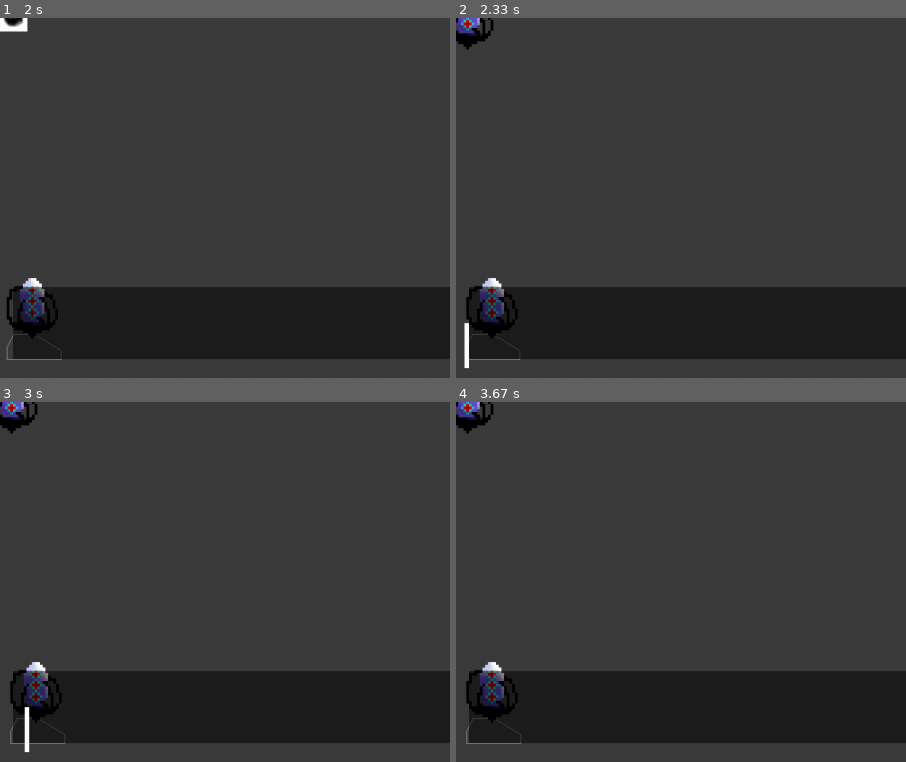
Above: before the commit, frames 1-4 (two rows, left to right).
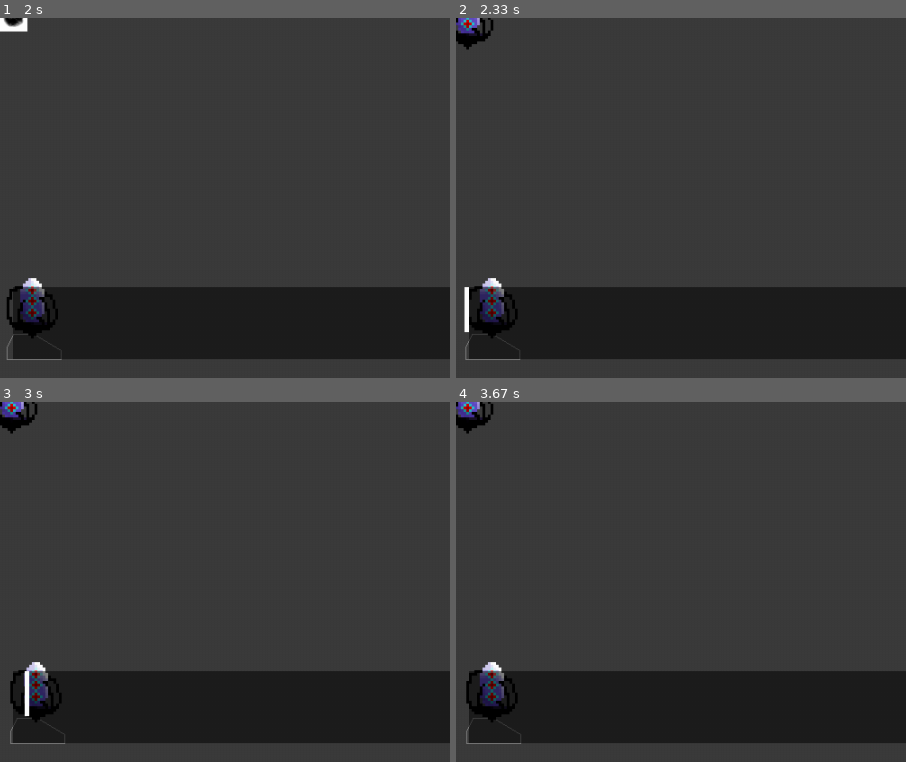
Above: after the commit, the same moments.

Repository: fireing123/pygame_phyics
Game: pygame game, started from example.py
Two runs of this game, one before a commit and one after it. Both use one fixed random seed, a clock stepped at 60 frames per second and the inputs below.
Inputs (mouse positions are % of the whole screen's width and height, from its top left):
- Up to frame 1 (2 s): tap Enter at 0.33 s; click (33, 73) at 0.72 s; click (70, 92) at 1.62 s; click (40, 50) at 1.95 s
- Up to frame 2 (2.33 s): click (70, 92) at 2.28 s
- Up to frame 3 (3 s): tap Space at 2.57, 2.97 s
- Up to frame 4 (3.67 s): tap Space at 3.27 s; click (67, 85) at 3.52 s
The pictures show only the part of the screen within x 39-89%, y 50-100%; the shares and areas given below are measured in that part.

Frame 1 is identical in both runs. In frame 2, 0.2% of the frame differs, in the area x 1-3%, y 74-98%; in frame 3, 0.3%, in the area x 5-7%, y 74-98%; in frame 4, nothing differs.

Commit message:
backspace & Input.get_key bug fix

Diff:
--- a/pygame_phyics/input.py
+++ b/pygame_phyics/input.py
@@ -3,12 +3,15 @@
     key_board = {}
 
     mouse_click = [0, 0, 0]
-
+    KEYUPING = 0
+    KEYUP = 1
+    KEYDOWN = 2
+    KEYDOWNING = 3
     @classmethod
     def get_key(cls, key_code):
         """입력을 받는지 확인함니다"""
 
-        if cls.key_board.get(key_code, 0) <= 2:
+        if cls.key_board.get(key_code, cls.KEYUPING) >= cls.KEYDOWN:
             return True
         return False
 
@@ -16,7 +19,7 @@
     def get_key_down(cls, key_code):
         """이 키가 눌리는 순간인지 확인합니다"""
 
-        if cls.key_board.get(key_code, 0) == 2:
+        if cls.key_board.get(key_code, cls.KEYUPING) == cls.KEYDOWN:
             return True
         return False
 
@@ -24,7 +27,7 @@
     def get_key_up(cls, key_code):
         """이 키가 더이상 입력을 받지 않는지 확인합니다"""
 
-        if cls.key_board.get(key_code, 0) == 1:
+        if cls.key_board.get(key_code, cls.KEYUPING) == cls.KEYUP:
             return True
         return False
 
--- a/pygame_phyics/object.py
+++ b/pygame_phyics/object.py
@@ -298,8 +298,8 @@
         self.backspace = False
         self.stay = False
         self.timertask = TimerTask(600, self.toggle_bar)
-        self.backtime = TimerTask(200, lambda :self.focus_cut(1))
-        self.wait_backspace = OnceTimerTask(1200, self.toggle_backspace)
+        self.backtime = TimerTask(40, lambda :self.focus_cut(1))
+        self.wait_backspace = OnceTimerTask(350, self.toggle_backspace)
 
         self.input_event = Event()
         game.event_event.add_lisner(self.inputfield_event)
@@ -352,35 +352,39 @@
         self.stay = False
 
     def update(self):
-        if Input.get_key_down(pygame.K_BACKSPACE):
-            if len(self.text) > 0 and self.editing_pos > 0:
-                self.focus_cut(1)
+        if self.focused:
+            if Input.get_key_down(pygame.K_BACKSPACE):
                 self.wait_backspace.reset()
+                if len(self.text) > 0 and self.editing_pos > 0:
+                    self.focus_cut(1)
+                    self.bar_reset()
+
+            elif Input.get_key_down(pygame.K_DELETE):
+                self.cut((self.editing_pos, self.editing_pos+1))
+
+            elif Input.get_key_down(pygame.K_LEFT):
+                self.set_edit_pos(1, sub=True)
                 self.bar_reset()
 
-        elif Input.get_key_down(pygame.K_DELETE):
-            self.cut((self.editing_pos, self.editing_pos+1))
-
-        elif Input.get_key_down(pygame.K_LEFT):
-            self.set_edit_pos(1, sub=True)
-            self.bar_reset()
-
-        elif Input.get_key_down(pygame.K_RIGHT):
-            self.set_edit_pos(1, add=True)
-            self.bar_reset()
-
-        elif Input.get_key_down(13):
-            self.focus_insert(NEWLINE)
-
-        elif Input.get_key_down(pygame.K_KP_ENTER):
-            self.focused = False
-            self.input_event.invoke(self.text)
-
-        elif Input.get_key(pygame.K_BACKSPACE):
-            self.wait_backspace.run_periodic_task()
-
-        elif Input.get_key_up(pygame.K_BACKSPACE):
-            self.backspace = False
+            elif Input.get_key_down(pygame.K_RIGHT):
+                self.set_edit_pos(1, add=True)
+                self.bar_reset()
+
+            elif Input.get_key_down(13):
+                self.focus_insert(NEWLINE)
+
+            elif Input.get_key_down(pygame.K_KP_ENTER):
+                self.focused = False
+                self.input_event.invoke(self.text)
+
+            elif Input.get_key(pygame.K_BACKSPACE):
+                self.wait_backspace.run_periodic_task()
+
+            elif Input.get_key_up(pygame.K_BACKSPACE):
+                self.backspace = False
+
+            if self.backspace:
+                self.backtime.run_periodic_task()
 
         self.rect = self.image.rect
         self.image.update()
@@ -417,6 +421,7 @@
         self.field.render(surface, camera)
         if self.focused:
             self.input_line.render(surface, camera)
+
 class TileMap(GameObject):
     def __init__(self, name: str, tag, visible, layer, tiles, data):
         super().__init__(name, tag, visible, layer)
--- a/pygame_phyics/timertask.py
+++ b/pygame_phyics/timertask.py
@@ -34,3 +34,7 @@
             self.once = True
             return True
         return False
+
+    def reset(self):
+        super().reset()
+        self.once = False
